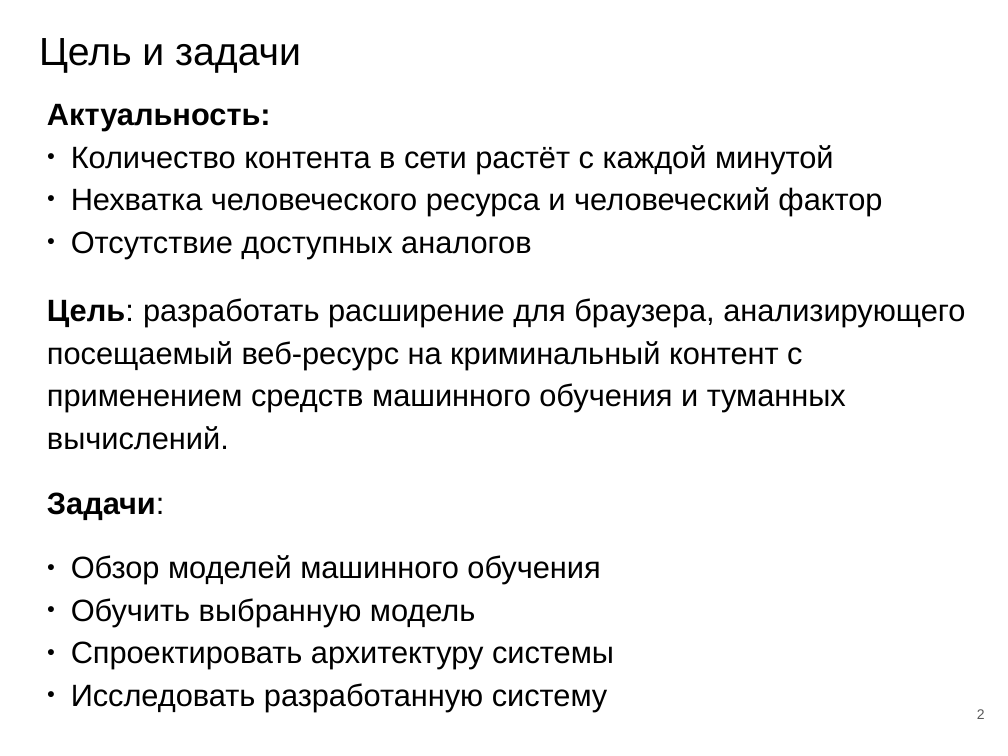
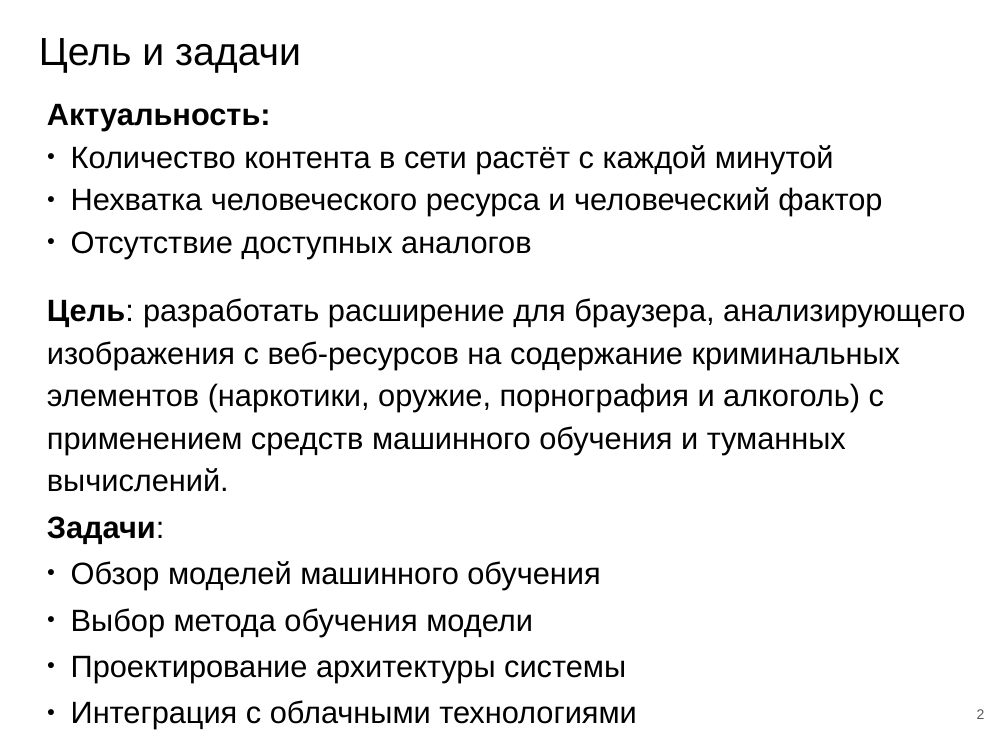
Before and after one commit to LRoslova/criminalContent_monitor, a slide deck: slide 2 of reports/Презентация_ВКР_Рослова.pptx. Drawn at 1008x756 pixels with LibreOffice and Linux fonts; fonts in the diff are those of the drawing. Boxes give left, top, right and bottom in pixels: in the first picture for what was removed or moved away, otherwise in the second. Text is boxed around its words. In the diff, an @@ line names an element or a change of style, - is before the commit and + after.

```diff
--- a/reports/Презентация_ВКР_Рослова.pptx
+++ b/reports/Презентация_ВКР_Рослова.pptx
@@ text at [47, 298, 965, 492]: text changed @@
-Цель: разработать расширение для браузера, анализирующего посещаемый веб-ресурс на криминальный контент с применением средств машинного обучения и туманных вычислений.
+Цель: разработать расширение для браузера, анализирующего изображения с веб-ресурсов на содержание криминальных элементов (наркотики, оружие, порнография и алкоголь) с применением средств машинного обучения и туманных вычислений.
@@ text at [47, 516, 600, 590]: less space between paragraphs @@
@@ text at [71, 608, 637, 729]: text changed @@
-● Обучить выбранную модель
-● Спроектировать архитектуру системы
-● Исследовать разработанную систему
+● Выбор метода обучения модели
+● Проектирование архитектуры системы
+● Интеграция с облачными технологиями
```
Also in this commit, not shown: 3 other slides changed, 2 slides added, 1 slide removed, 19 other files.
